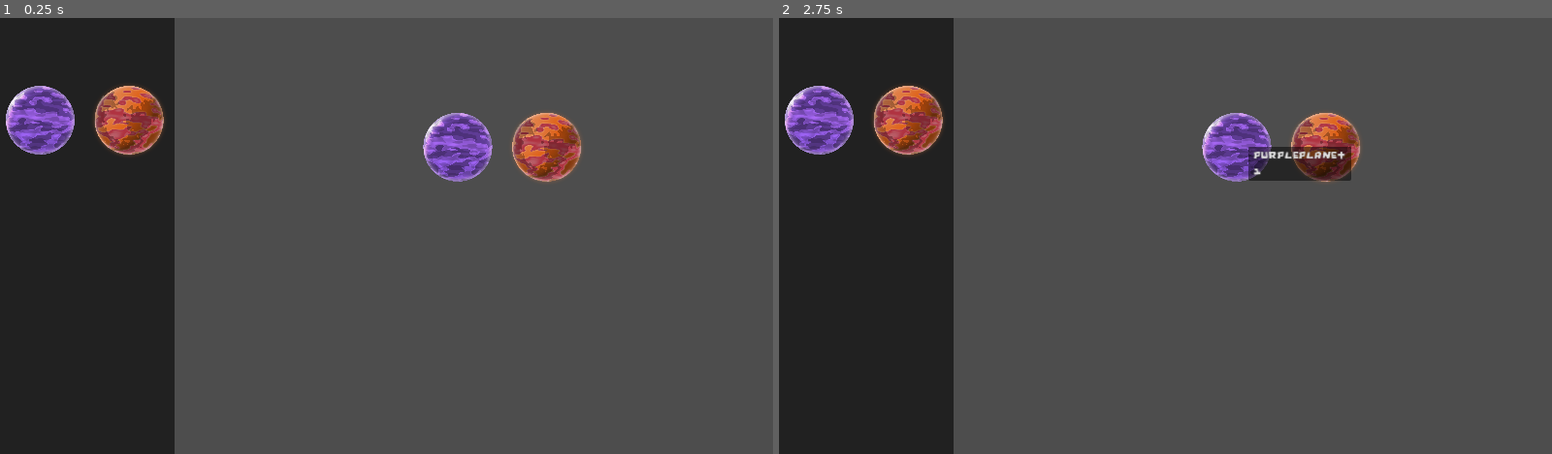
Above: before the commit, frames 1-2 (left to right).
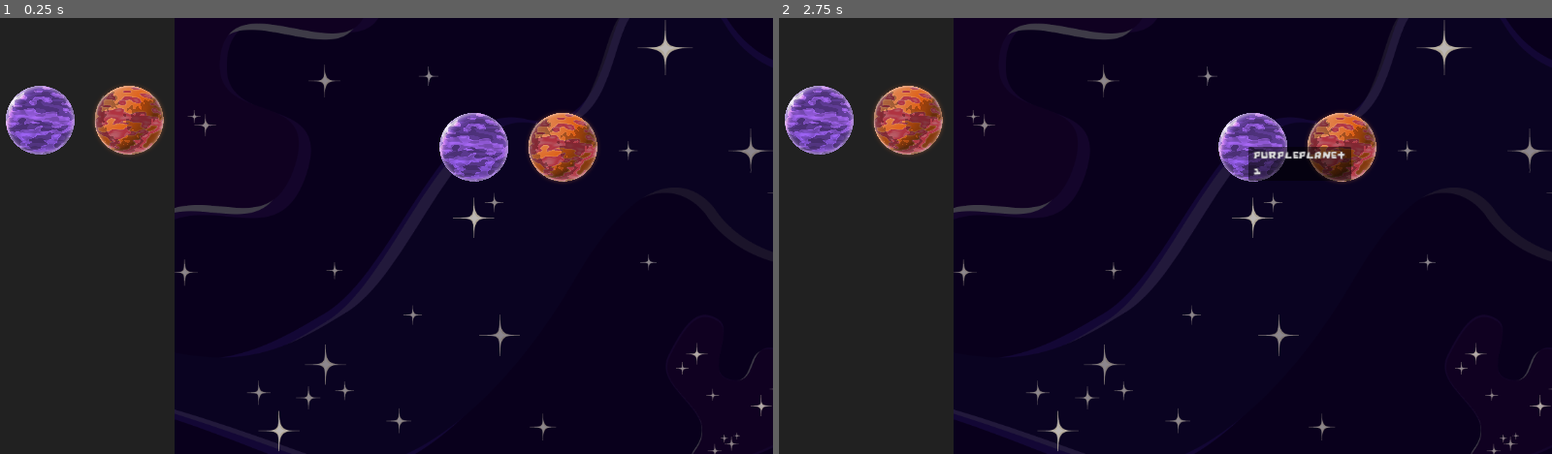
Above: after the commit, the same moments.

Repository: VictorLevrague/GMTK2024
Game: Godot game, scene res://src/levels/level.tscn
The game is run twice, just before and just after one commit, with the same random seed, the same clock (stepped at 60 frames per second) and the same inputs. This scene is started directly instead of the project's main scene.
Inputs (mouse positions are in pixels of both pictures, inside the frame that each line leads up to):
- Up to frame 1 (0.25 s): no input
- Up to frame 2 (2.75 s): tap Enter at 0.5, 2 s; move the mouse to (1335, 214) at 0.52 s; tap Space at 1.25 s; move the mouse to (1010, 257) at 1.27 s; move the mouse to (1242, 140) at 2.02 s

The runs differ from the first frame. In frame 1, 77% of the frame differs, in the area x 22-100%, y 0-100%; in frame 2, 76%.

Commit message:
Color indicates if body is dropable

Diff:
--- a/game_theme.tres
+++ b/game_theme.tres
@@ -1,15 +1,20 @@
-[gd_resource type="Theme" load_steps=4 format=3 uid="uid://cp861720njnfi"]
+[gd_resource type="Theme" load_steps=5 format=3 uid="uid://cp861720njnfi"]
 
 [ext_resource type="FontFile" uid="uid://c2felii4vpnho" path="res://cro.ttf" id="1_n1jwx"]
 
+[sub_resource type="StyleBoxFlat" id="StyleBoxFlat_nu1f3"]
+bg_color = Color(0.823529, 0.121569, 0.188235, 0.188235)
+
 [sub_resource type="StyleBoxFlat" id="StyleBoxFlat_l4p7c"]
-bg_color = Color(0.329412, 0.027451, 0.133333, 0.152941)
+bg_color = Color(0.278431, 0.482353, 0.113725, 0.188235)
 
 [sub_resource type="StyleBoxFlat" id="StyleBoxFlat_nyay1"]
 bg_color = Color(0.239216, 0.239216, 0.239216, 0)
 
 [resource]
 default_font = ExtResource("1_n1jwx")
+ForbiddenPanel/base_type = &"PanelContainer"
+ForbiddenPanel/styles/panel = SubResource("StyleBoxFlat_nu1f3")
 HeaderLarge/base_type = &"Label"
 HeaderLarge/font_sizes/font_size = 50
 HeaderMedium/base_type = &"Label"
--- a/src/levels/level.tscn
+++ b/src/levels/level.tscn
@@ -13,6 +13,20 @@
 grow_vertical = 2
 script = ExtResource("2_jb1bc")
 
+[node name="GameGridGUI" parent="." instance=ExtResource("1_dofn8")]
+layout_mode = 1
+anchors_preset = 8
+anchor_left = 0.5
+anchor_top = 0.5
+anchor_right = 0.5
+anchor_bottom = 0.5
+offset_left = -232.0
+offset_top = -324.0
+offset_right = 464.0
+offset_bottom = 324.0
+grow_horizontal = 2
+grow_vertical = 2
+
 [node name="InventoryGUI" parent="." instance=ExtResource("3_20iw5")]
 unique_name_in_owner = true
 layout_mode = 1
@@ -20,17 +34,3 @@
 anchor_bottom = 1.0
 offset_right = 264.0
 grow_vertical = 2
-
-[node name="GameGridGUI" parent="." instance=ExtResource("1_dofn8")]
-layout_mode = 1
-anchors_preset = 8
-anchor_left = 0.5
-anchor_top = 0.5
-anchor_right = 0.5
-anchor_bottom = 0.5
-offset_left = -256.0
-offset_top = -324.0
-offset_right = 440.0
-offset_bottom = 324.0
-grow_horizontal = 2
-grow_vertical = 2
--- a/src/screen/game_grid_gui.tscn
+++ b/src/screen/game_grid_gui.tscn
@@ -7,7 +7,6 @@
 anchors_preset = 0
 
 [node name="Background" type="TextureRect" parent="."]
-visible = false
 layout_mode = 1
 anchors_preset = 15
 anchor_right = 1.0
--- a/src/screen/grid_slot.gd
+++ b/src/screen/grid_slot.gd
@@ -14,6 +14,12 @@
 func _can_drop_data(at_position: Vector2, data: Variant) -> bool:
     if data is GridBody and get_child_count() == 0:
         return true
+    if get_child_count() > 0:
+        var body:= get_child(0)
+        if body != data:
+            self.theme_type_variation = "ForbiddenPanel"
+        else :
+            self.theme_type_variation = ""
     return false
 
 func _drop_data(at_position: Vector2, data: Variant) -> void:
